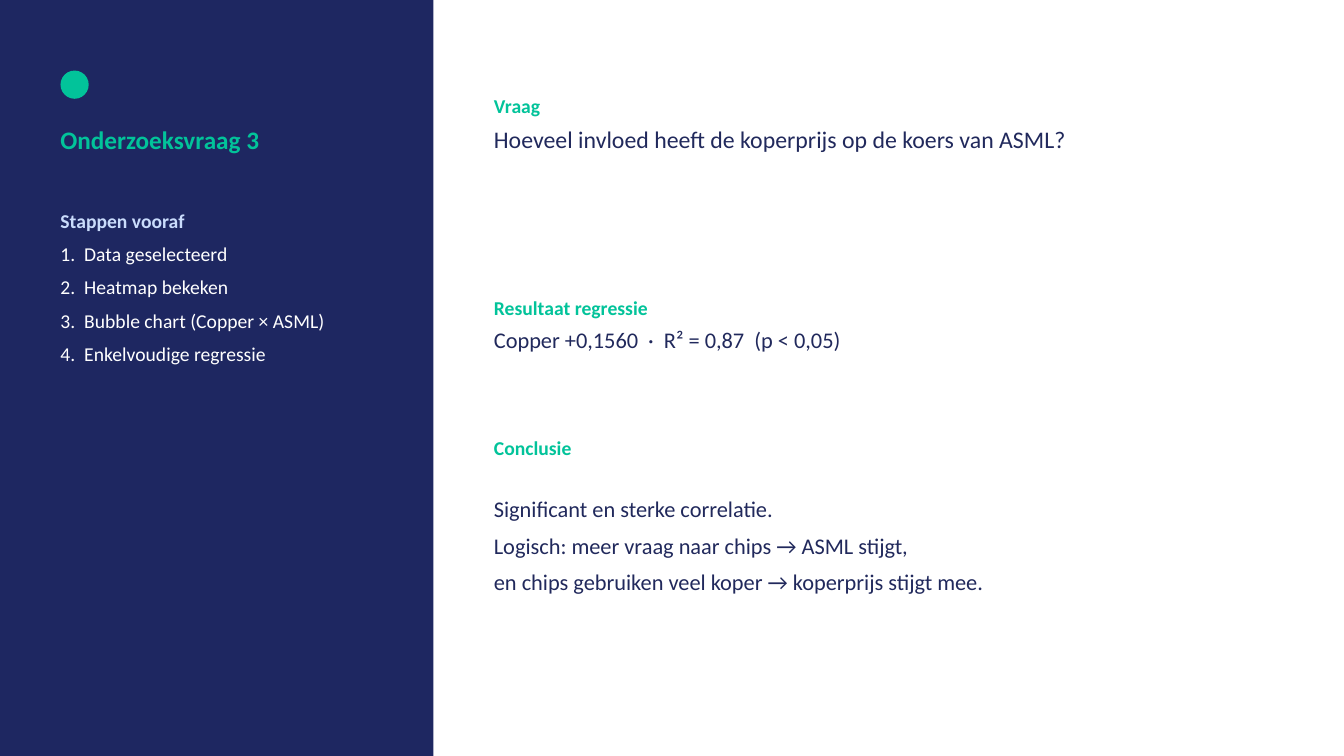
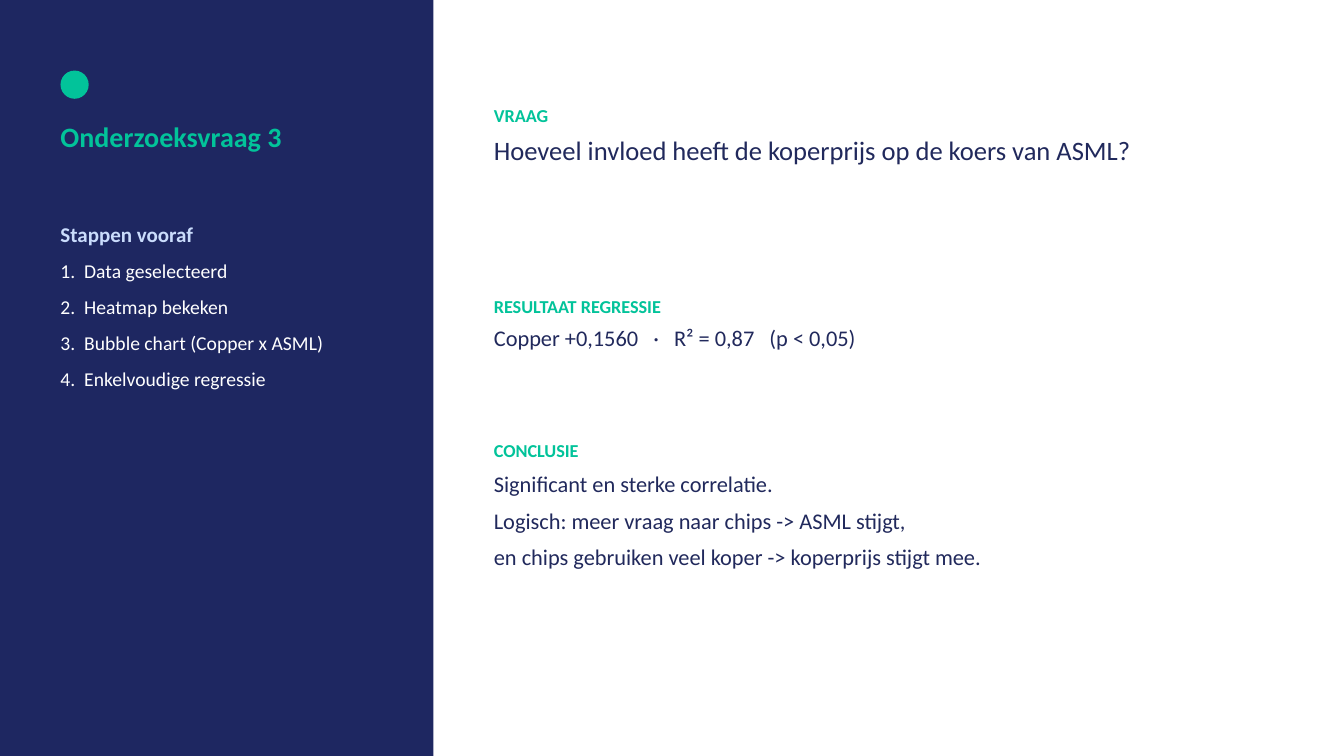
Before and after one commit to michaelraykuster-spec/Werkplaats-2-opdracht-Groep-3, a slide deck: slide 5 of Werkplaats2_Groep3_Eindpresentatie.pptx. Drawn at 1344x756 pixels with LibreOffice and Linux fonts; fonts in the diff are those of the drawing. Boxes give left, top, right and bottom in pixels: in the first picture for what was removed or moved away, otherwise in the second. Text is boxed around its words. In the diff, an @@ line names an element or a change of style, - is before the commit and + after.

```diff
--- a/Werkplaats2_Groep3_Eindpresentatie.pptx
+++ b/Werkplaats2_Groep3_Eindpresentatie.pptx
@@ text "Onderzoeksvraag 3" at [60, 127, 281, 152]: size 18 to 20 pt @@
@@ text at [494, 110, 548, 122]: text changed; size 14 to 13 pt @@
-Vraag
+VRAAG
@@ text "VRAAG": place and size @@
-text "VRAAG" at [494, 100, 1065, 152]
+text "VRAAG" at [494, 110, 1130, 165]
@@ text at [494, 141, 1130, 165]: size 17 to 19 pt @@
@@ text at [60, 227, 266, 390]: size 14 to 15 pt in "Stappen vooraf"; line spacing 1.3 to 1.4 @@
@@ text "Stappen vooraf": place and size @@
-text "Stappen vooraf" at [60, 214, 324, 365]
+text "Stappen vooraf" at [60, 227, 323, 390]
@@ text at [494, 301, 661, 313]: text changed; size 14 to 13 pt @@
-Resultaat regressie
+RESULTAAT REGRESSIE
@@ text at [60, 336, 323, 353]: text changed @@
-3. Bubble chart (Copper × ASML)
+3. Bubble chart (Copper x ASML)
@@ text at [494, 445, 579, 457]: paragraph added @@
+CONCLUSIE
@@ text "CONCLUSIE": place and size @@
-text "CONCLUSIE" at [494, 501, 983, 594]
+text "CONCLUSIE" at [494, 445, 981, 569]
@@ text removed at [494, 441, 572, 455] @@
-Conclusie
@@ text at [494, 513, 981, 569]: text changed @@
-Logisch: meer vraag naar chips → ASML stijgt,
-en chips gebruiken veel koper → koperprijs stijgt mee.
+Logisch: meer vraag naar chips -> ASML stijgt,
+en chips gebruiken veel koper -> koperprijs stijgt mee.
```
Also in this commit, not shown: 8 other slides changed.
